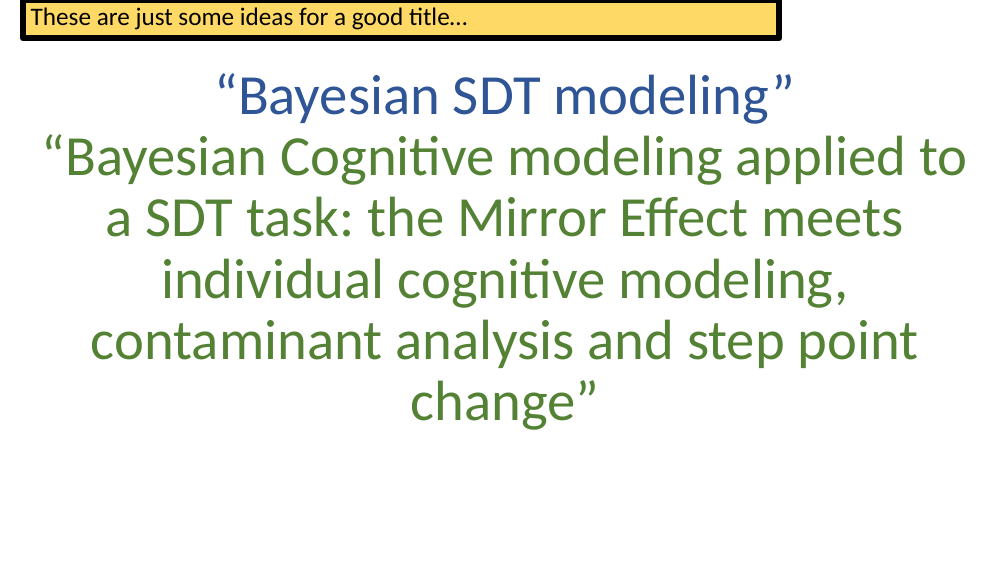
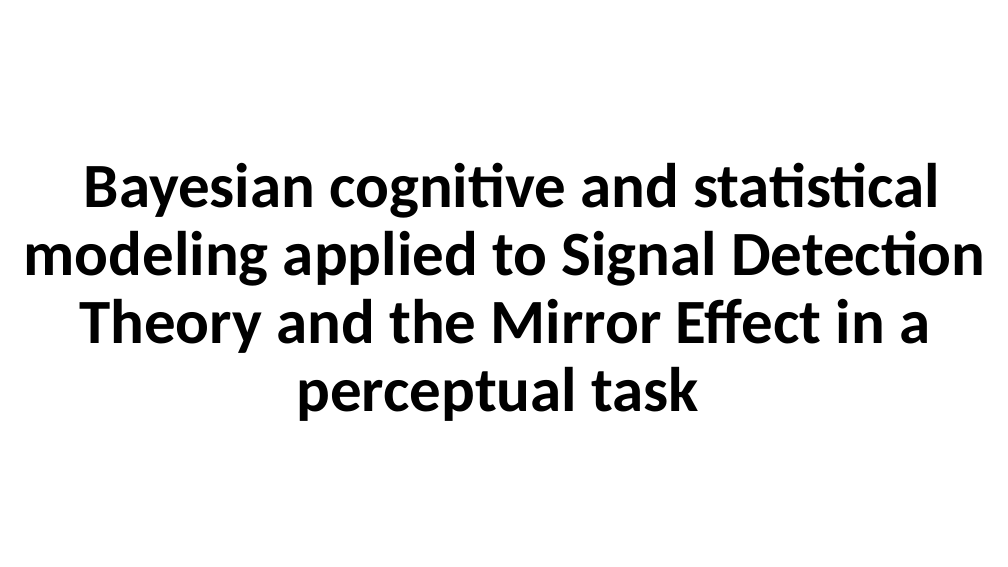
Before and after one commit to Adrifelcha/afchavez-019, a slide deck: slide 1 of MichaelLee/SDT Mirror Effect/Paper 1/BayesianSDTmodeling_Overview.pptx. Drawn at 1008x567 pixels with LibreOffice and Linux fonts; fonts in the diff are those of the drawing. Boxes give left, top, right and bottom in pixels: in the first picture for what was removed or moved away, otherwise in the second. Text is boxed around its words. In the diff, an @@ line names an element or a change of style, - is before the commit and + after.

```diff
--- a/MichaelLee/SDT Mirror Effect/Paper 1/BayesianSDTmodeling_Overview.pptx
+++ b/MichaelLee/SDT Mirror Effect/Paper 1/BayesianSDTmodeling_Overview.pptx
@@ subtitle removed at (23,0,780,39) @@
-These are just some ideas for a good title…
@@ title at (24,162,986,421): text changed; size 54 to 60 pt; text colour #548235 to #000000; bold on @@
-“Bayesian SDT modeling”
-“Bayesian Cognitive modeling applied to a SDT task: the Mirror Effect meets individual cognitive modeling, contaminant analysis and step point change”
+Bayesian cognitive and statistical modeling applied to Signal Detection Theory and the Mirror Effect in a perceptual task
```
Also in this commit, not shown: 16 slides added, 1 slide removed, 4 other files.
